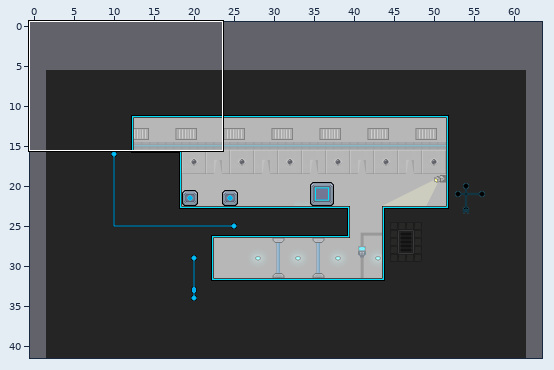
An edit to a level. Tiled map, map-src/NoobParadise_3.tmx. The picture above shows the old version from afar; the outline marks the close-up.
Close-up. As it was:
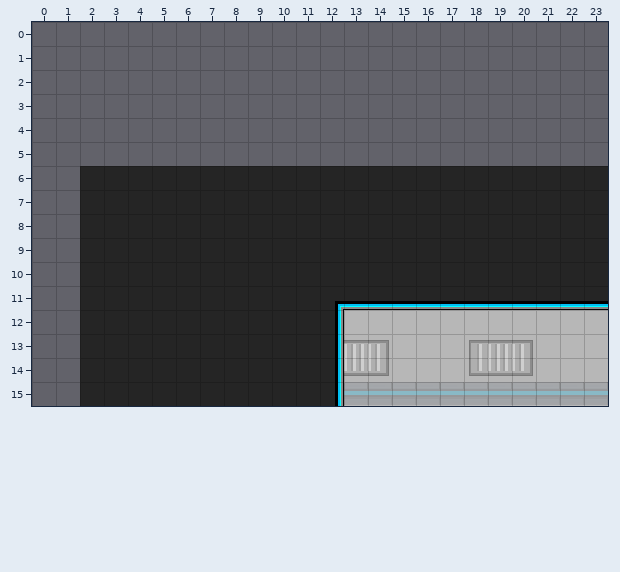
Cells are 16x16 px. Shown: x 0..23, y 0..15. The commit also changed other parts of the map, which this record leaves out. The old version is drawn lined up with the new one.
And afterwards:
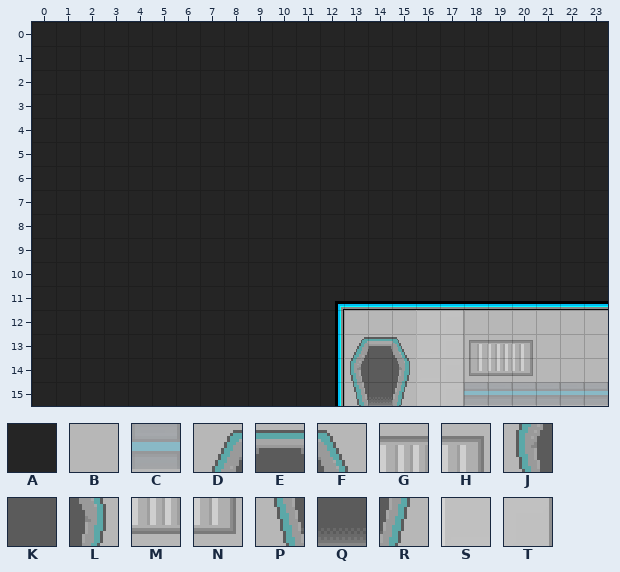
Key: from "main": A 3, B 232, C 235, D 320, E 321, F 322, G 333, H 334, J 345, K 346, L 347, M 358, N 359, P 370, Q 371, R 372, S 403, T 405.
_ is an empty cell.
The edit:
map size 60x36 -> 64x42 cells (old content now starts at 2,6; both pictures use the new coordinates)
Layer "Tile Layer 1":
The edit adds tile A in rows 0 to 5 at x 0 to 23; in rows 6 to 15 at x 0 to 1.
Tile G gives way to tile D in row 13 at x 13.
Tile H gives way to tile E in row 13 at x 14.
Tile B gives way to tile F in row 13 at x 15.
Tile M gives way to tile J in row 14 at x 13.
Tile N gives way to tile K in row 14 at x 14.
Tile B gives way to tile L in row 14 at x 15.
Tile C gives way to tile P in row 15 at x 13.
Tile C gives way to tile Q in row 15 at x 14.
Tile C gives way to tile R in row 15 at x 15.
Tile B gives way to tile S in rows 12 to 14 at x 16.
Tile C gives way to tile S in row 15 at x 16.
Tile B gives way to tile T in rows 12 to 14 at x 17.
Tile C gives way to tile T in row 15 at x 17.
